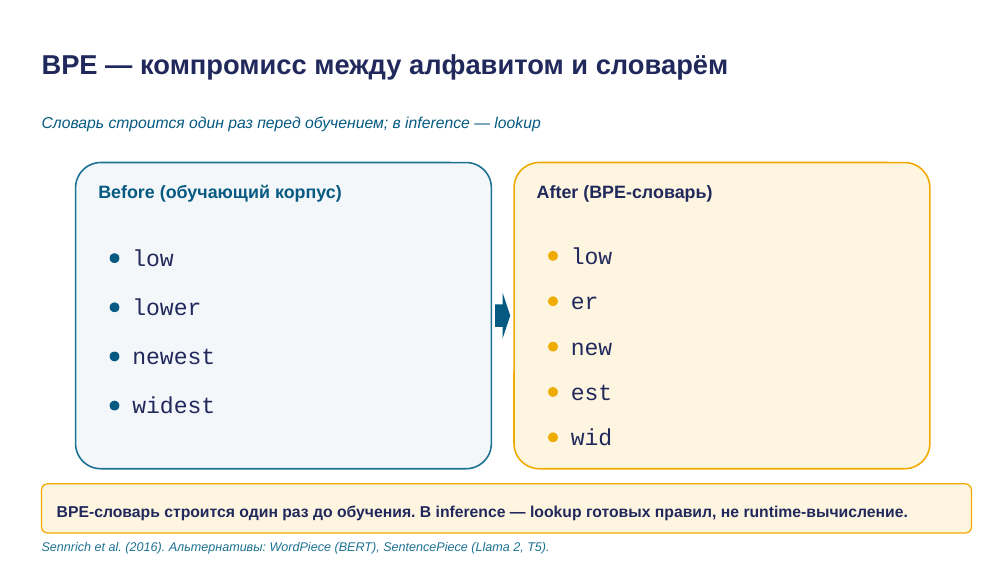
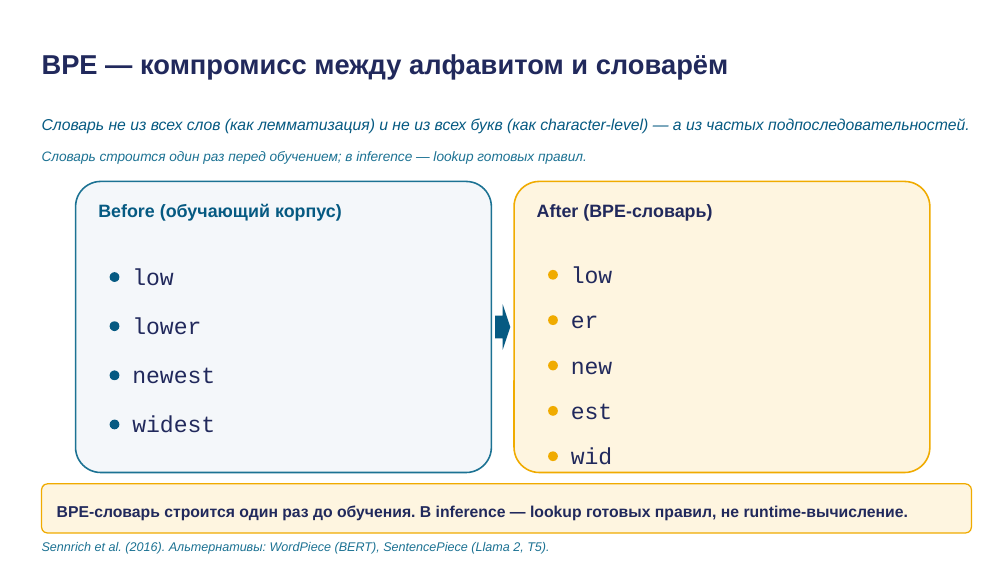
Before and after one commit to tellina-study/AI-usage-lessons, a slide deck: slide 9 of library/lectures/lec-02/rendered/lec-02.pptx (slide 8 before the commit). Drawn at 1008x567 pixels with LibreOffice and Linux fonts; fonts in the diff are those of the drawing. Boxes give left, top, right and bottom in pixels: in the first picture for what was removed or moved away, otherwise in the second. Text is boxed around its words. In the diff, an @@ line names an element or a change of style, - is before the commit and + after.

```diff
--- a/library/lectures/lec-02/rendered/lec-02.pptx
+++ b/library/lectures/lec-02/rendered/lec-02.pptx
@@ text added at bbox=[42, 118, 970, 134], 15 pt, text #065A82, italic @@
+Словарь не из всех слов (как лемматизация) и не из всех букв (как character-level) — а из частых подпоследовательностей.
@@ text at bbox=[42, 151, 587, 164]: text changed; size 15 to 13 pt; text colour #065A82 to #1C7293 @@
-Словарь строится один раз перед обучением; в inference — lookup
+Словарь строится один раз перед обучением; в inference — lookup готовых правил.
@@ rounded rectangle: place and size @@
-rounded rectangle at bbox=[76, 163, 492, 469]
+rounded rectangle at bbox=[76, 181, 492, 473]
@@ rounded rectangle at bbox=[76, 181, 492, 473]: proportions changed @@
@@ rounded rectangle at bbox=[514, 181, 930, 473]: proportions changed @@
@@ rounded rectangle: place and size @@
-rounded rectangle at bbox=[514, 163, 930, 469]
+rounded rectangle at bbox=[514, 181, 930, 473]
@@ right arrow: place and size @@
-right arrow at bbox=[495, 293, 510, 339]
+right arrow at bbox=[495, 305, 510, 350]
@@ 11 texts, 9 rounded rectangles: place and size @@
-11 texts, 9 rounded rectangles at bbox=[98, 185, 712, 446]
+11 texts, 9 rounded rectangles at bbox=[98, 203, 712, 472]
```
Also in this commit, not shown: 5 other slides changed, 5 slides added, 3 slides removed, 47 other files.
